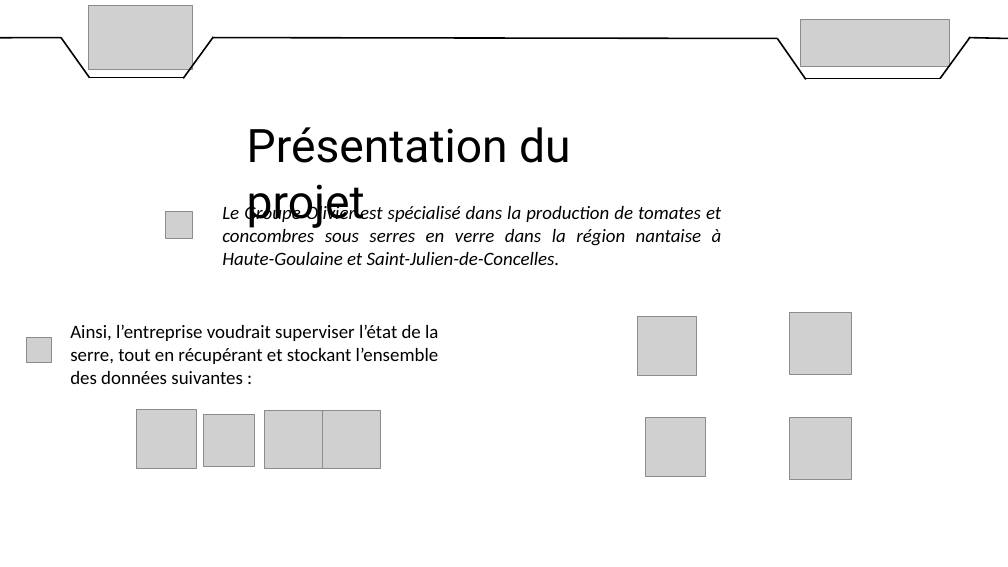
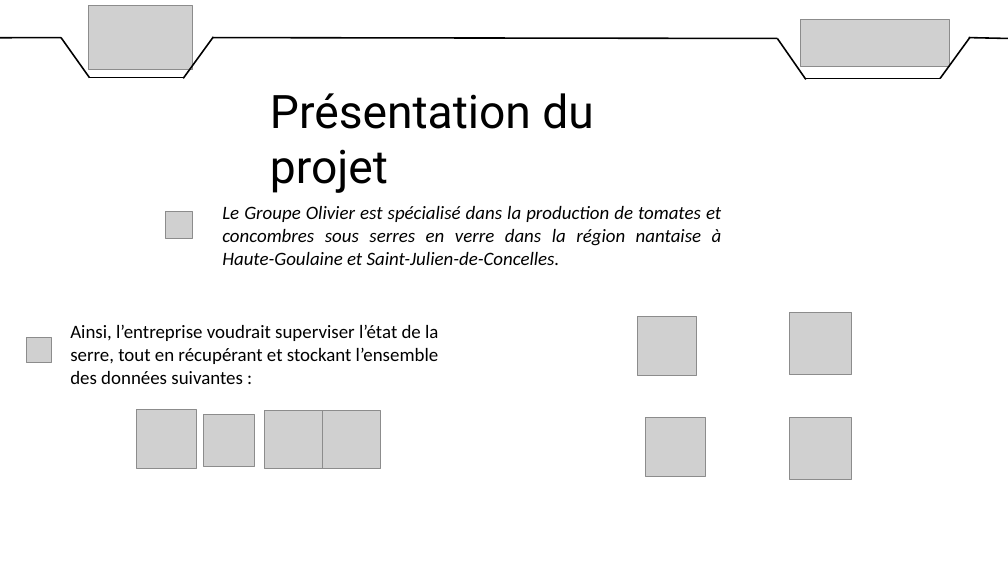
Before and after one commit to DylanChe/SupervisionSerre, a slide deck: slide 2 of oral_projet/revue_2/diaporama_revue_2_willy.pptx. Drawn at 1008x567 pixels with LibreOffice and Linux fonts; fonts in the diff are those of the drawing; grey boxes stand for pictures. Boxes give left, top, right and bottom in pixels: in the first picture for what was removed or moved away, otherwise in the second. Text is boxed around its words. In the diff, an @@ line names an element or a change of style, - is before the commit and + after.

```diff
--- a/oral_projet/revue_2/diaporama_revue_2_willy.pptx
+++ b/oral_projet/revue_2/diaporama_revue_2_willy.pptx
@@ text "Présentation du projet": place and size @@
-text "Présentation du projet" at [247,127,570,228]
+text "Présentation du projet" at [270,93,593,193]
```
Also in this commit, not shown: 3 other slides changed, 1 slide added.
